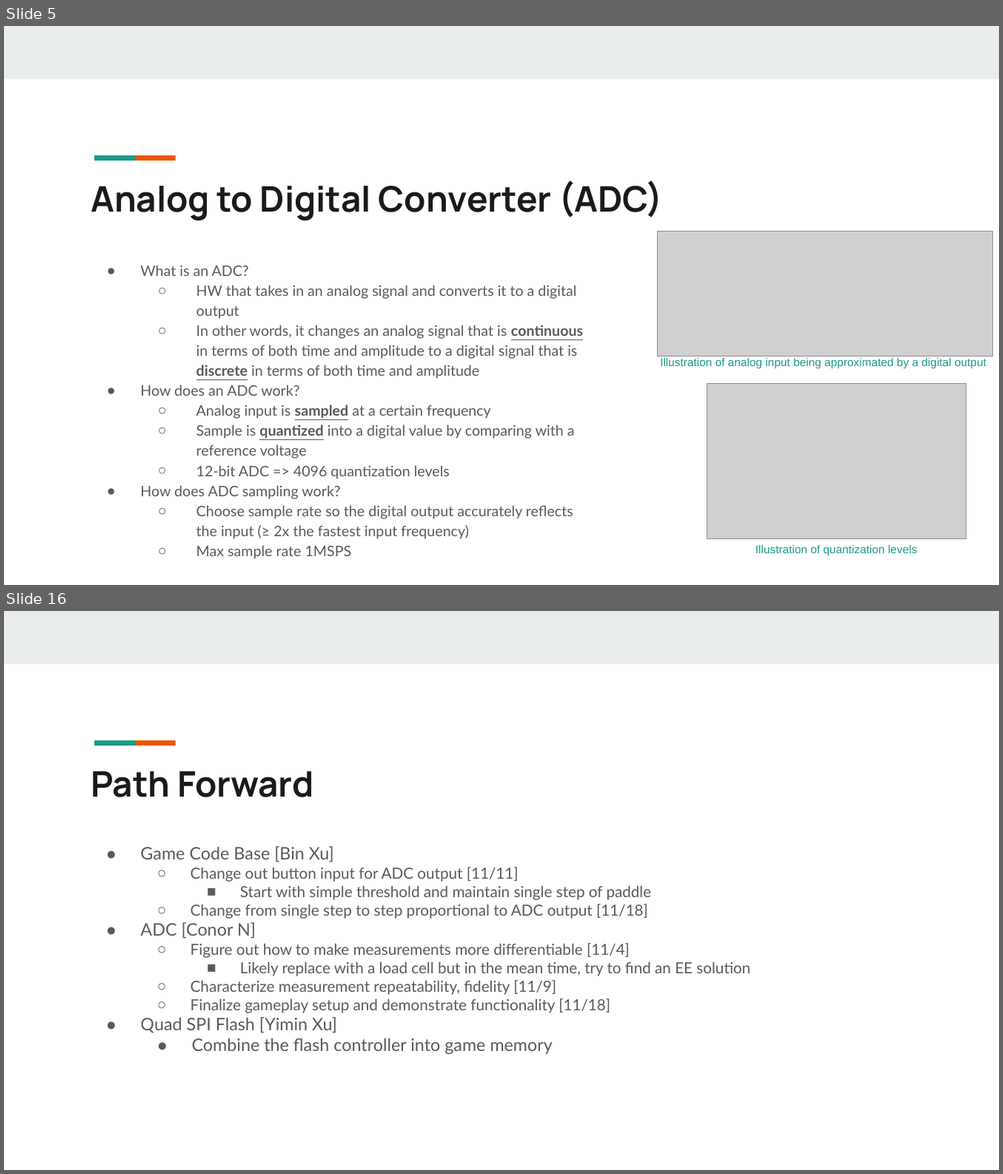
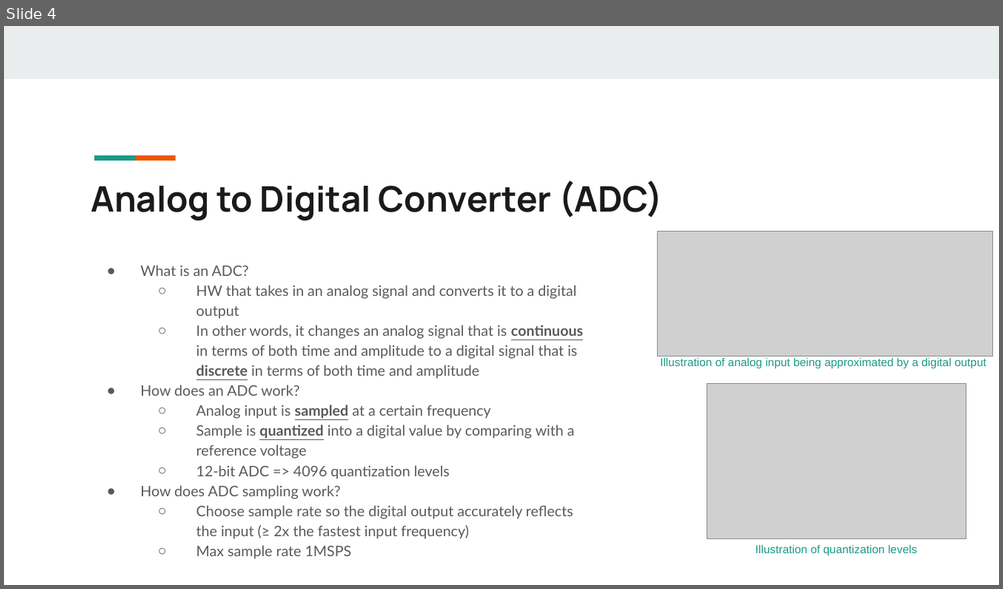
Before and after one commit to cnaught1/EC551_Final_Project, a slide deck: Bringing the Analog World to Digital Design_EC551_Final Project.pptx. Shown one above the other, each under a label of ours: slides 5 and 16 before the commit, slide 4 after it; the slides between them are not shown. The pictures are 1003x1174 and 1003x589 pixels, drawn with LibreOffice and Linux fonts; fonts in the diff are those of the drawing; grey boxes stand for pictures. Boxes give left, top, right and bottom in pixels: in the first picture for what was removed or moved away, otherwise in the second. Text is boxed around its words. In the diff, an @@ line names an element or a change of style, - is before the commit and + after.

```diff
--- a/Bringing the Analog World to Digital Design_EC551_Final Project.pptx
+++ b/Bringing the Analog World to Digital Design_EC551_Final Project.pptx
@@ slide 16 removed at (x1=4, y1=611, x2=999, y2=1170), background #FFFFFF; not listed: 3 template elements that a slide beside it also shows @@
@@ title removed at (x1=91, y1=771, x2=313, y2=797) @@
-Path Forward
@@ text removed at (x1=140, y1=846, x2=750, y2=1054) @@
-● Game Code Base [Bin Xu]
-  ○ Change out button input for ADC output [11/11]
-    ■ Start with simple threshold and maintain single step of paddle
-  ○ Change from single step to step proportional to ADC output [11/18]
-● ADC [Conor N]
-  ○ Figure out how to make measurements more differentiable [11/4]
-    ■ Likely replace with a load cell but in the mean time, try to find an EE solution
-  ○ Characterize measurement repeatability, fidelity [11/9]
-  ○ Finalize gameplay setup and demonstrate functionality [11/18]
-● Quad SPI Flash [Yimin Xu]
-  ● Combine the flash controller into game memory
@@ what was slide 5 is now slide 4 @@
```
Also in this commit, not shown: 9 slides changed, 5 slides added, 6 other slides removed.
